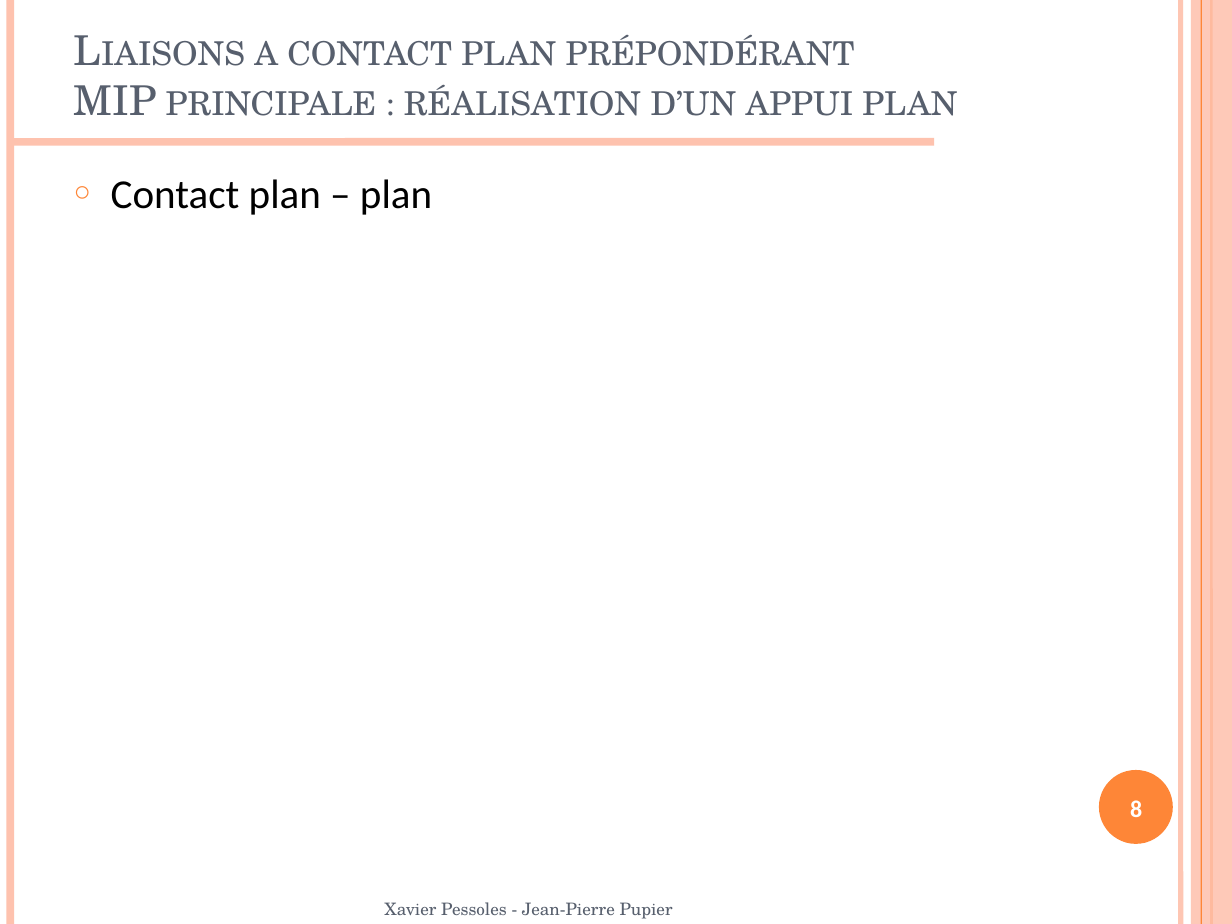
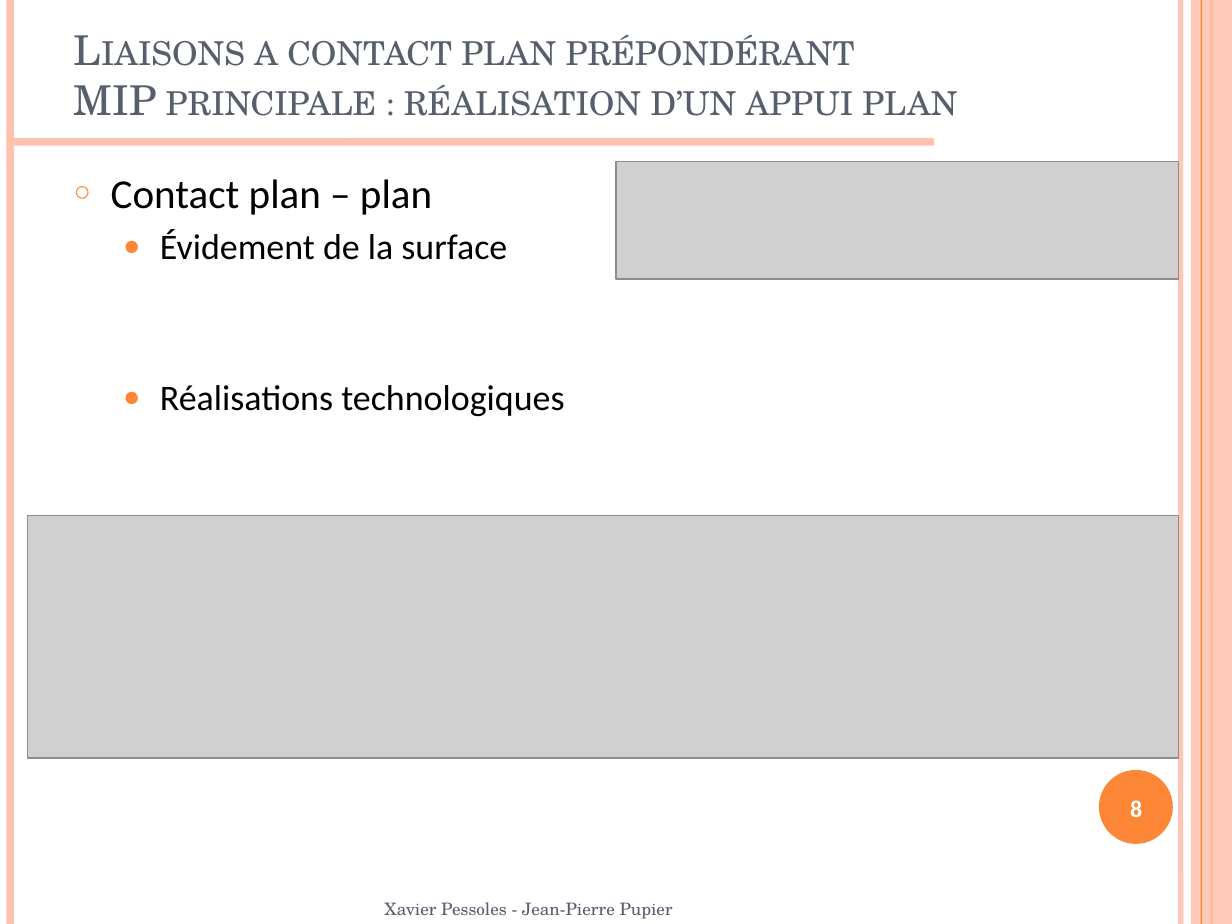
Before and after one commit to xpessoles/07_Etude_Systemes_Mecaniques_Analyser_Concevoir_Realiser, a slide deck: slide 8 of Concevoir/03_LiaisonsEncastrementDemontables/Cours/PPT/07_Cpt_03_LiaisonEncastrement.pptx. Drawn at 1232x924 pixels with LibreOffice and Linux fonts; fonts in the diff are those of the drawing; grey boxes stand for pictures; background and template pictures are left out. Boxes give left, top, right and bottom in pixels: in the first picture for what was removed or moved away, otherwise in the second. Text is boxed around its words. In the diff, an @@ line names an element or a change of style, - is before the commit and + after.

```diff
--- a/Concevoir/03_LiaisonsEncastrementDemontables/Cours/PPT/07_Cpt_03_LiaisonEncastrement.pptx
+++ b/Concevoir/03_LiaisonsEncastrementDemontables/Cours/PPT/07_Cpt_03_LiaisonEncastrement.pptx
@@ picture added at [616,161,1179,280] @@
@@ text at [160,229,564,416]: paragraphs added @@
+  ● Évidement de la surface
+  ● Réalisations technologiques
@@ picture added at [27,515,1178,758] @@
```
Also in this commit, not shown: 19 other slides changed, 9 slides added, 1 slide removed, 1 other file.
